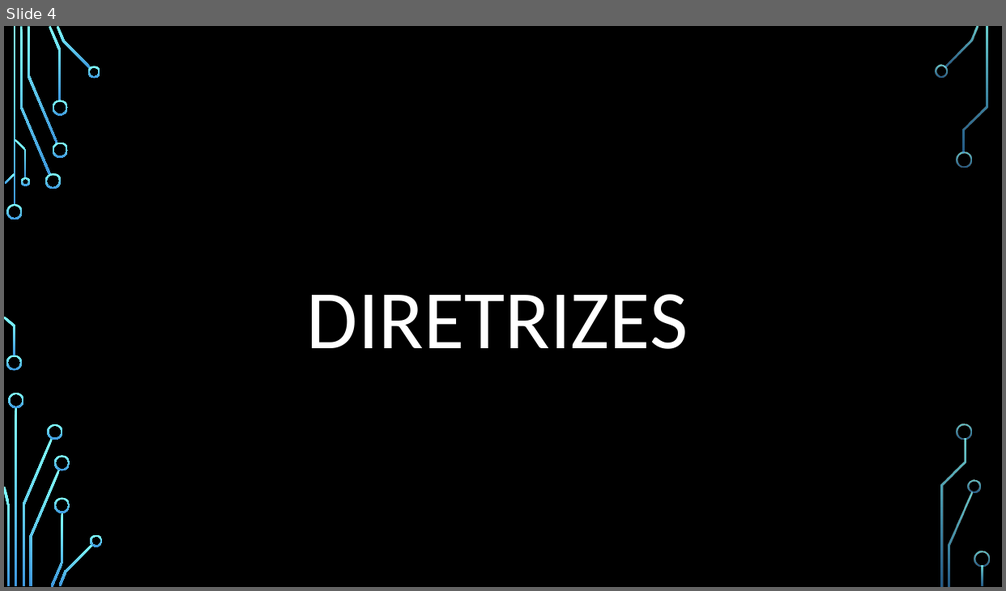
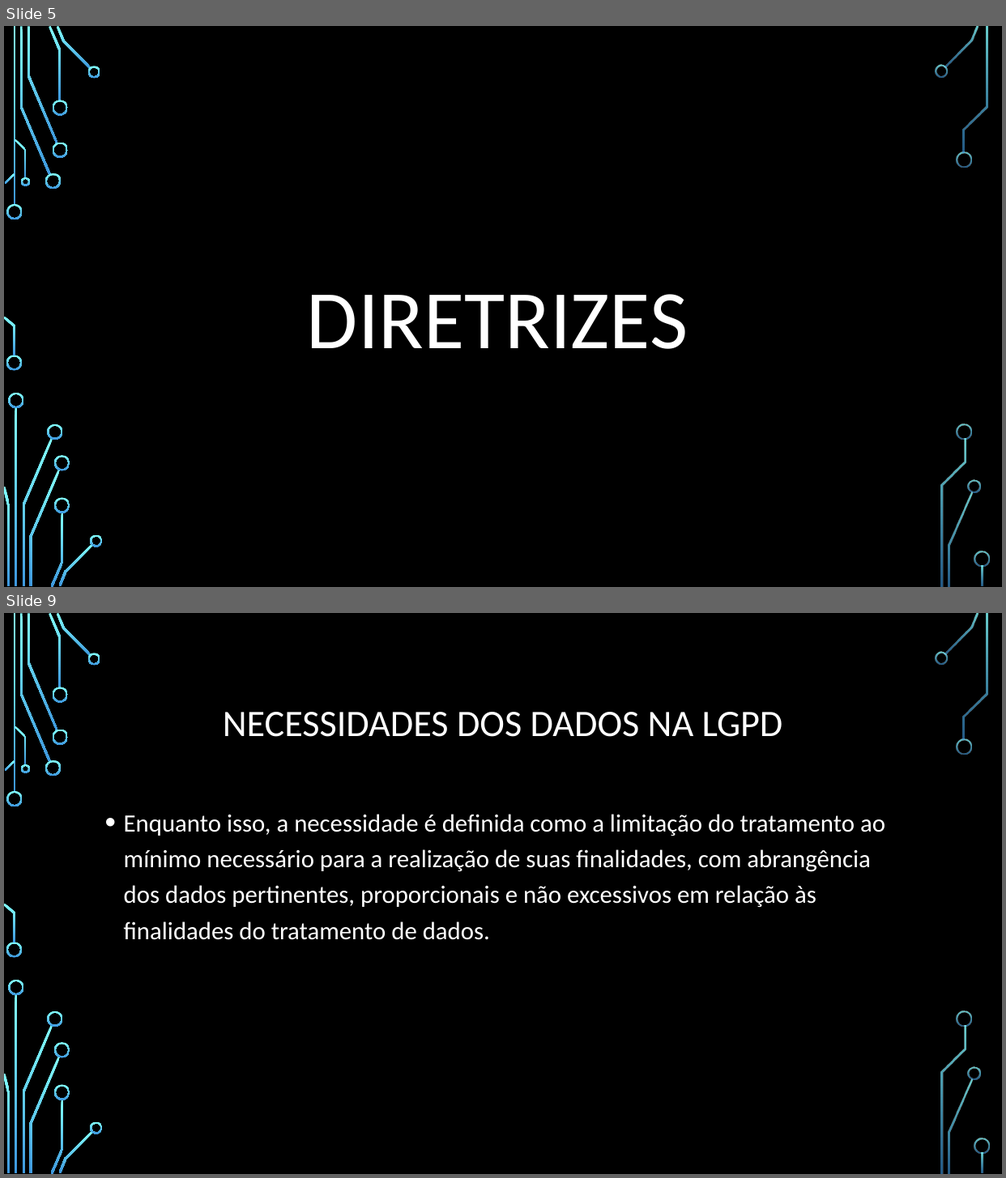
Before and after one commit to MauricioSanto/Meu-Curso-fullstack, a slide deck: Módulo 03/Back-End/aula01/apresentaçao power point LGPD/lgpd.pptx. Shown one above the other, each under a label of ours: slide 4 before the commit, slides 5 and 9 after it; the slides between them are not shown. The pictures are 1006x591 and 1006x1178 pixels, drawn with LibreOffice and Linux fonts; fonts in the diff are those of the drawing; background and template pictures are left out. Boxes give left, top, right and bottom in pixels: in the first picture for what was removed or moved away, otherwise in the second. Text is boxed around its words. In the diff, an @@ line names an element or a change of style, - is before the commit and + after.

```diff
--- a/Módulo 03/Back-End/aula01/apresentaçao power point LGPD/lgpd.pptx
+++ b/Módulo 03/Back-End/aula01/apresentaçao power point LGPD/lgpd.pptx
@@ slide 9 added at <box>4,613,1002,1174</box>, background picture (left out); not listed: 36 template elements that a slide beside it also shows @@
@@ title added at <box>223,712,783,737</box>, 36 pt, text #FFFFFF @@
+NECESSIDADES DOS DADOS NA LGPD
@@ text added at <box>124,814,885,940</box>, 24 pt, text #FFFFFF @@
+• Enquanto isso, a necessidade é definida como a limitação do tratamento ao mínimo necessário para a realização de suas finalidades, com abrangência dos dados pertinentes, proporcionais e não excessivos em relação às finalidades do tratamento de dados.
@@ what was slide 4 is now slide 5 @@
```
Also in this commit, not shown: 7 slides changed, 4 other slides added.
